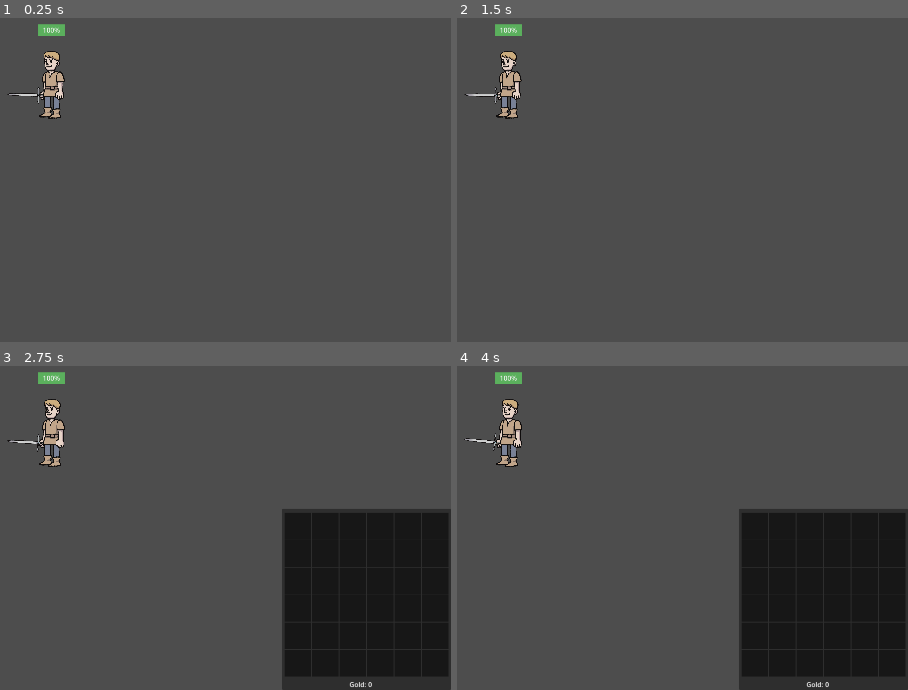
Above: before the commit, frames 1-4 (two rows, left to right).
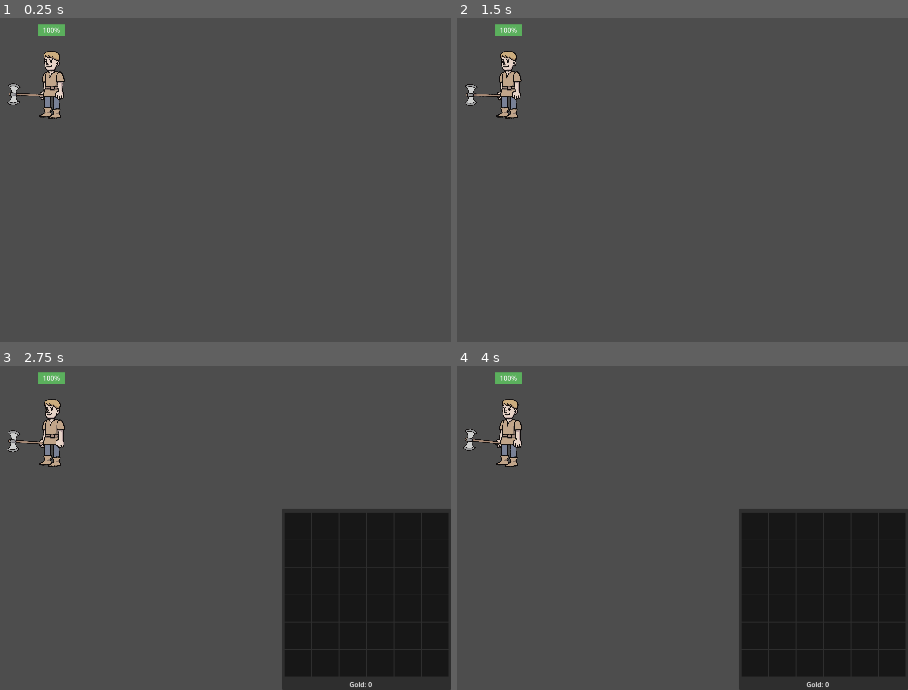
Above: after the commit, the same moments.

Repository: jonathaneeckhout/jdungeon
Game: Godot game, scene res://scenes/player/Player.tscn
Two runs of this game, one before a commit and one after it. Both use one fixed random seed, a clock stepped at 60 frames per second and the inputs below. This scene is started directly instead of the project's main scene.
Inputs (mouse positions are in pixels of both pictures, inside the frame that each line leads up to):
- Up to frame 1 (0.25 s): no input
- Up to frame 2 (1.5 s): move the mouse to (682, 95) at 0.52 s; press the mouse at (682, 95) at 0.53 s; release the mouse at (682, 95) at 1.25 s; drag from (outside the picture) to (506, 118) at 1.27 s
- Up to frame 3 (2.75 s): move the mouse to (130, 366) at 2.02 s; hold B (j_toggle_bag) from 2.03 s (still down); click (130, 366) at 2.17 s
- Up to frame 4 (4 s): release B (j_toggle_bag) at 2.75 s; drag from (754, 524) to (outside the picture) at 2.77 s; drag from (781, 524) to (506, 466) at 3.52 s

The runs differ from the first frame. In frame 1, 0.2% of the frame differs, in the area x 1-10%, y 20-27%; in frame 2, 0.2%; in frame 3, 0.2%; in frame 4, 0.2%, in the area x 1-10%, y 19-27%.
Error in both runs: Invalid access to property or key 'clock' on a base object of type 'Nil'. (res://scripts/classes/JSynchronizer.gd:42)

Commit message:
match other weapons positioning

Diff:
--- a/scenes/player/Player.tscn
+++ b/scenes/player/Player.tscn
@@ -1,9 +1,10 @@
-[gd_scene load_steps=19 format=3 uid="uid://cycpseafpexil"]
+[gd_scene load_steps=20 format=3 uid="uid://cycpseafpexil"]
 
 [ext_resource type="Script" path="res://scenes/player/Player.gd" id="1_yw2vn"]
 [ext_resource type="Texture2D" uid="uid://fuk2rvw34m4d" path="res://assets/player/base/Basecharacter.png" id="2_dug5c"]
 [ext_resource type="Texture2D" uid="uid://b38ld53gomnkq" path="res://assets/player/base/base_fronthand.png" id="3_dw8ng"]
 [ext_resource type="Texture2D" uid="uid://dyv7uagfvwjw0" path="res://assets/player/base/base_handback.png" id="4_gw0jc"]
+[ext_resource type="Texture2D" uid="uid://dbrok0x3ij7yn" path="res://assets/equipment/weapons/axe.png" id="4_rv4cj"]
 [ext_resource type="Texture2D" uid="uid://dhpyicp5pnbh7" path="res://assets/player/base/base_head.png" id="5_dr4ej"]
 [ext_resource type="Texture2D" uid="uid://d2uess8ln1r1k" path="res://assets/player/base/base_leg.png" id="6_ph7fa"]
 [ext_resource type="Texture2D" uid="uid://brvhtyjeyjceq" path="res://assets/player/base/base_legback.png" id="7_jpcwx"]
@@ -838,7 +839,7 @@
 position = Vector2(80, 470)
 rotation = 1.57079
 scale = Vector2(1, 1)
-texture = ExtResource("8_4ai0o")
+texture = ExtResource("4_rv4cj")
 offset = Vector2(0.00012207, 800)
 metadata/_edit_lock_ = true
 
Binary file changed: assets/equipment/weapons/axe.png
Binary file changed: assets/equipment/weapons/club.png
